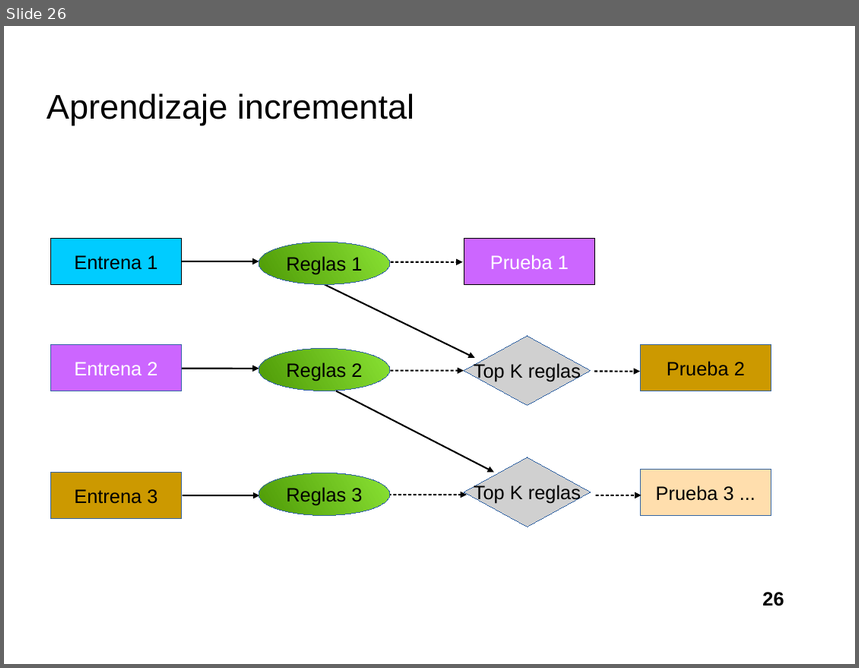
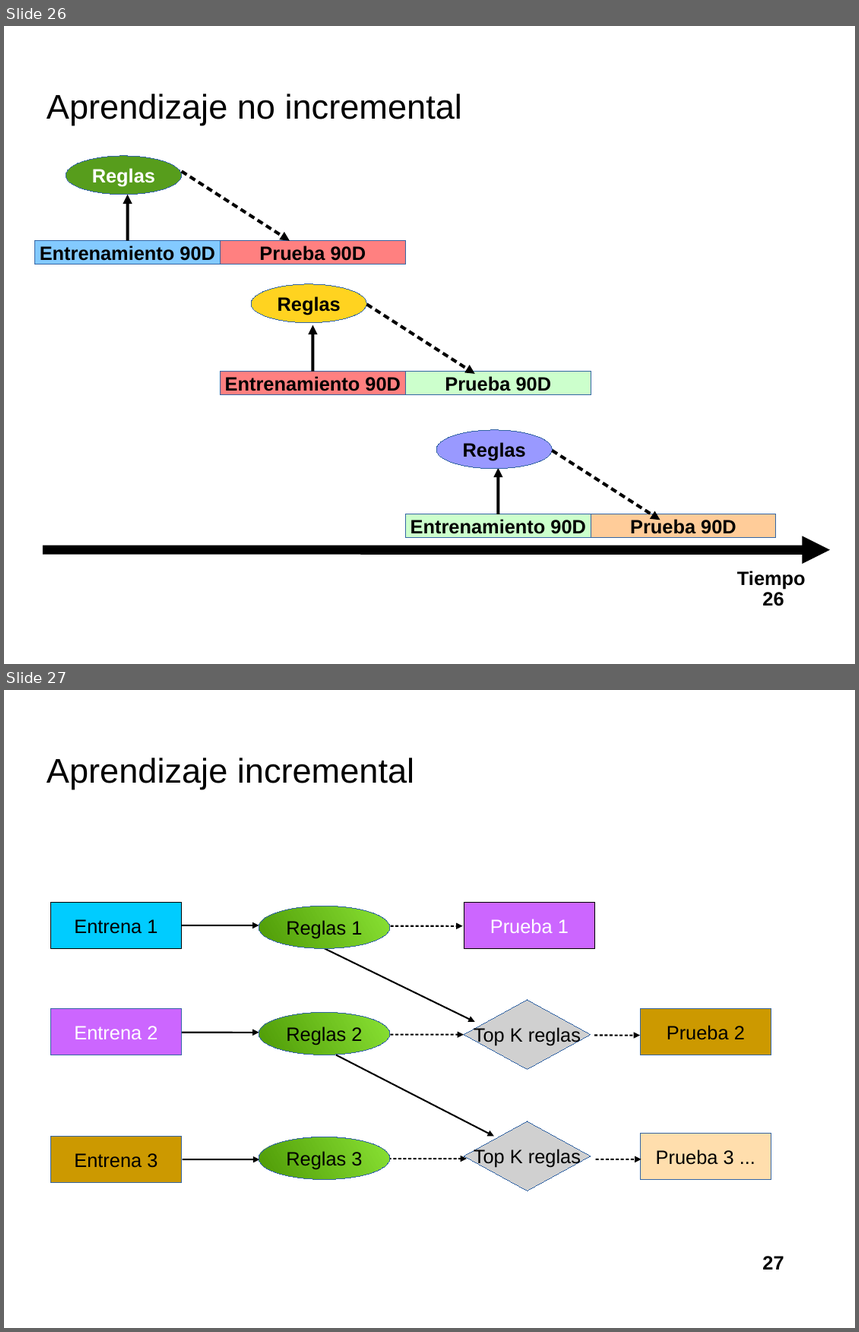
Before and after one commit to davidrmh/Thesis, a slide deck: presentaciones_finales/presentacion_seminario_B19.odp. Shown one above the other, each under a label of ours: slide 26 before the commit, slides 26 and 27 after it. The pictures are 859x668 and 859x1332 pixels, drawn with LibreOffice and Linux fonts; fonts in the diff are those of the drawing; grey boxes stand for pictures; background and template pictures are left out. Boxes give left, top, right and bottom in pixels: in the first picture for what was removed or moved away, otherwise in the second. Text is boxed around its words. In the diff, an @@ line names an element or a change of style, - is before the commit and + after.

Commit message:
Agrega slide de aprendizaje no incremental

```diff
--- a/presentaciones_finales/presentacion_seminario_B19.odp
+++ b/presentaciones_finales/presentacion_seminario_B19.odp
@@ slide 26 added at (4,26,855,664), background picture (left out) @@
@@ title added at (47,94,462,125), 32 pt, text #000000 @@
+Aprendizaje no incremental
@@ ellipse added at (66,156,182,195), fill #579D1C, outline #3465A4 0 pt, 18 pt, text #FFFFFF, bold @@
+Reglas
@@ arrow added from (182, 171) to (290, 241), #000000 2.89 pt @@
@@ arrow added from (128, 241) to (128, 195), #000000 2.89 pt @@
@@ rectangle added at (35,241,221,264), fill #83CAFF, outline #3465A4 0 pt, 18 pt, text #000000, bold @@
+Entrenamiento 90D
@@ rectangle added at (221,241,405,264), fill #FF8080, outline #3465A4 0 pt, 18 pt, text #000000, bold @@
+Prueba 90D
@@ ellipse added at (251,284,367,323), fill #FFD320, outline #3465A4 0 pt, 18 pt, text #000000, bold @@
+Reglas
@@ arrow added from (367, 305) to (475, 374), #000000 2.89 pt @@
@@ arrow added from (313, 372) to (313, 325), #000000 2.89 pt @@
@@ rectangle added at (221,372,405,395), fill #FF8080, outline #3465A4 0 pt, 18 pt, text #000000, bold @@
+Entrenamiento 90D
@@ rectangle added at (405,372,591,395), fill #CCFFCC, outline #3465A4 0 pt, 18 pt, text #000000, bold @@
+Prueba 90D
@@ ellipse added at (436,431,553,469), fill #9999FF, outline #3465A4 0 pt, 18 pt, text #000000, bold @@
+Reglas
@@ arrow added from (553, 451) to (661, 520), #000000 2.89 pt @@
@@ arrow added from (498, 515) to (498, 468), #000000 2.89 pt @@
@@ rectangle added at (405,515,591,538), fill #CCFFCC, outline #3465A4 0 pt, 18 pt, text #000000, bold @@
+Entrenamiento 90D
@@ rectangle added at (591,515,776,538), fill #FFCC99, outline #3465A4 0 pt, 18 pt, text #000000, bold @@
+Prueba 90D
@@ arrow added from (43, 550) to (830, 550), #000000 8.65 pt @@
@@ text added at (737,571,806,590), 18 pt, text #000000, bold @@
+Tiempo
@@ page number added at (762,592,784,607), 18 pt, text #000000, bold @@
+26
@@ what was slide 26 is now slide 27 @@
@@ page number at (762,1256,784,1270): text changed @@
-26
+27
```
Also in this commit, not shown: 14 slides changed.
